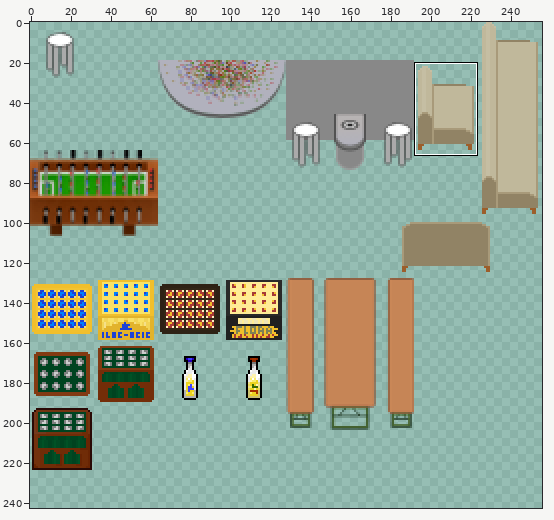
Sprite sheet, stored at maps/tiles/na-raucherraum.png. Above: a wide view before the commit, with the close-up outlined.
Close-up. Before the commit:
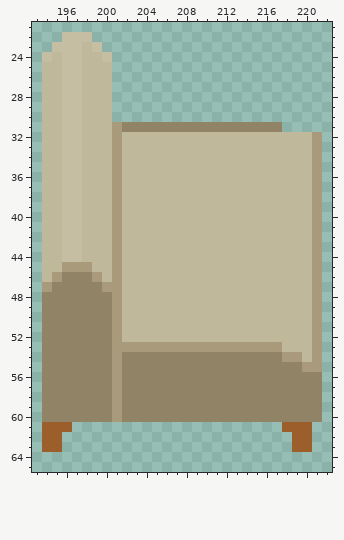
The file is 256x256 pixels. Shown: x 193..222, y 21..65. The wide view leaves out empty margins. The commit also changed other parts of the picture, which this record leaves out.
The same view after the edit:
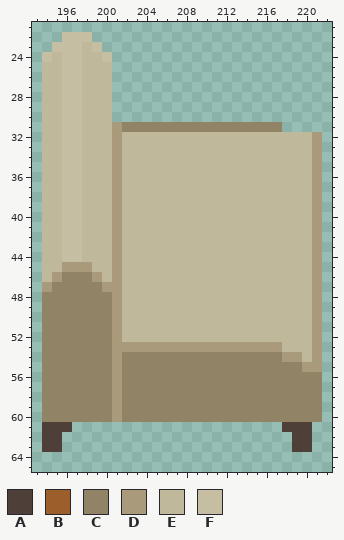
Palette (. is transparent): A #4e4038  B #9c5e2b  C #918365  D #a89a7a  E #c0b89b  F #c5bea3
Change:
Colour B gives way to colour A in row 61 at x 194 to 196 and 218 to 220; in rows 62 to 63 at x 194 to 195 and 219 to 220.
Where, in picture pixels (left, top, right, bottom), the same in both close-ups:
changed: (42, 422, 72, 452)
changed: (282, 422, 312, 452)
